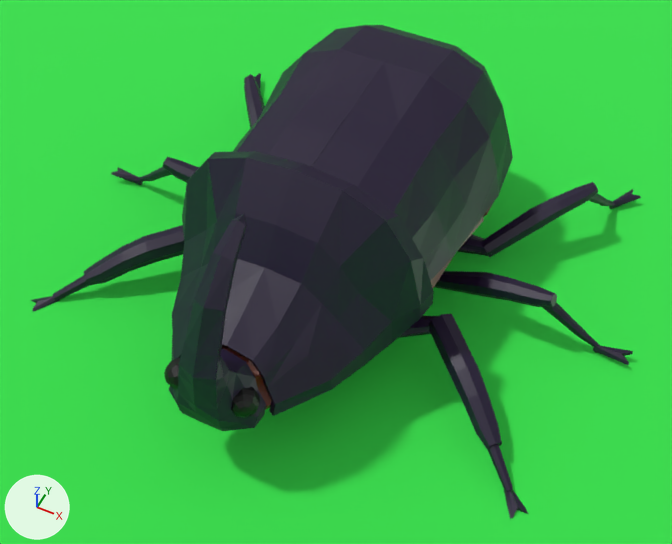
Renders of the Blender file 3DModels/Beetle.blend from each side of a commit.
One viewpoint serves both versions: a 50 mm lens placed at (3.26, -7.41, 8.23), pointed at (0.26, -1.42, 0.75). Every picture has the same lights, and +X, +Y and +Z are marked at lower left.

Objects in the first picture: 'Coxa.L.001', 'Coxa.L.003', 'Femur.L.001', 'Femur.L.002', 'Femur.L.003', 'Femur.R.001', 'Femur.R.002', 'Femur.R.003', 'Ground', 'Helm', 'Horn', 'Shell.L', 'Shell.R', 'Tarsus.L.001', 'Tarsus.L.002', 'Tarsus.L.003', 'Tarsus.R.001', 'Tarsus.R.002', 'Tibia.L.001', 'Tibia.L.002', 'Tibia.L.003', 'Tibia.R.001', 'Tibia.R.002'.
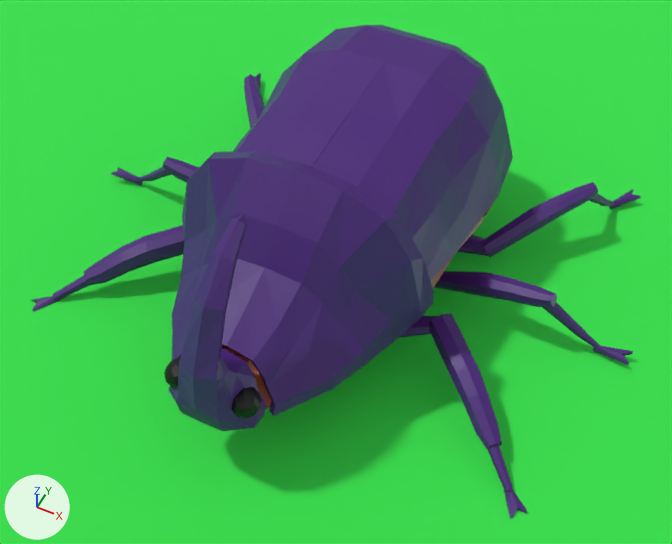
Where the newer file only moved an object's origin or applied its transform, the numbers keep the older frame.

The change, as a diff of the scene's bpy script:
```diff
--- a/3DModels/Beetle.blend.py
+++ b/3DModels/Beetle.blend.py
@@ mat_shell @@
 mat_shell = principled_material('Shell')
-mat_shell.base_color = (0.00955, 0.00162, 0.0284)  # dark purple #19052f
+mat_shell.base_color = (0.0647, 0.011, 0.193)  # dark purple #481b7a
```

Changed parts and their boxes [x1, y1, x2, y2] in the pictures (672 x 544 px):
'Helm', recoloured: [172, 151, 434, 416] in both
'Shell.L', recoloured: [312, 35, 513, 281] in both
'Shell.R', recoloured: [233, 25, 417, 167] in both
'Horn', recoloured: [169, 214, 266, 431] in both
'Femur.L.001', recoloured: [429, 314, 502, 449] in both
'Femur.R.001', recoloured: [84, 225, 184, 285] in both
'Femur.L.002', recoloured: [434, 271, 557, 307] in both
'Femur.L.003', recoloured: [481, 182, 598, 257] in both
'Femur.R.003', recoloured: [244, 76, 265, 129] in both
'Tibia.L.002', recoloured: [542, 302, 600, 347] in both
'Femur.R.002', recoloured: [163, 157, 199, 183] in both
'Tibia.L.001', recoloured: [487, 444, 513, 492] in both
'Coxa.L.001', recoloured: [398, 316, 438, 338] in both
'Coxa.L.003', recoloured: [458, 234, 492, 256] in both
'Tarsus.L.002', recoloured: [593, 346, 633, 365] in both
'Tibia.R.001', recoloured: [53, 276, 89, 300] in both
'Tarsus.L.001', recoloured: [504, 489, 529, 519] in both
'Tibia.R.002', recoloured: [138, 167, 172, 181] in both
'Tarsus.L.003', recoloured: [609, 189, 641, 209] in both
'Tarsus.R.002', recoloured: [111, 167, 143, 185] in both
'Tarsus.R.001', recoloured (grey to purple): [31, 296, 60, 312] in both
'Tibia.L.003', recoloured: [588, 193, 615, 206] in both
'Tarsus.R.003', recoloured: [249, 73, 261, 88] in both
